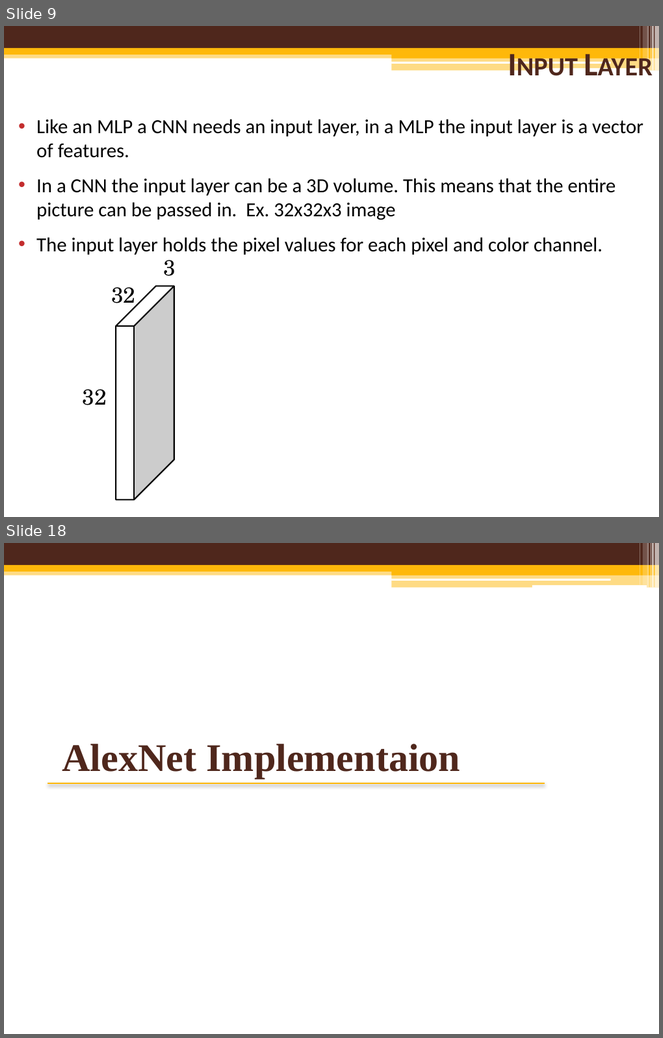
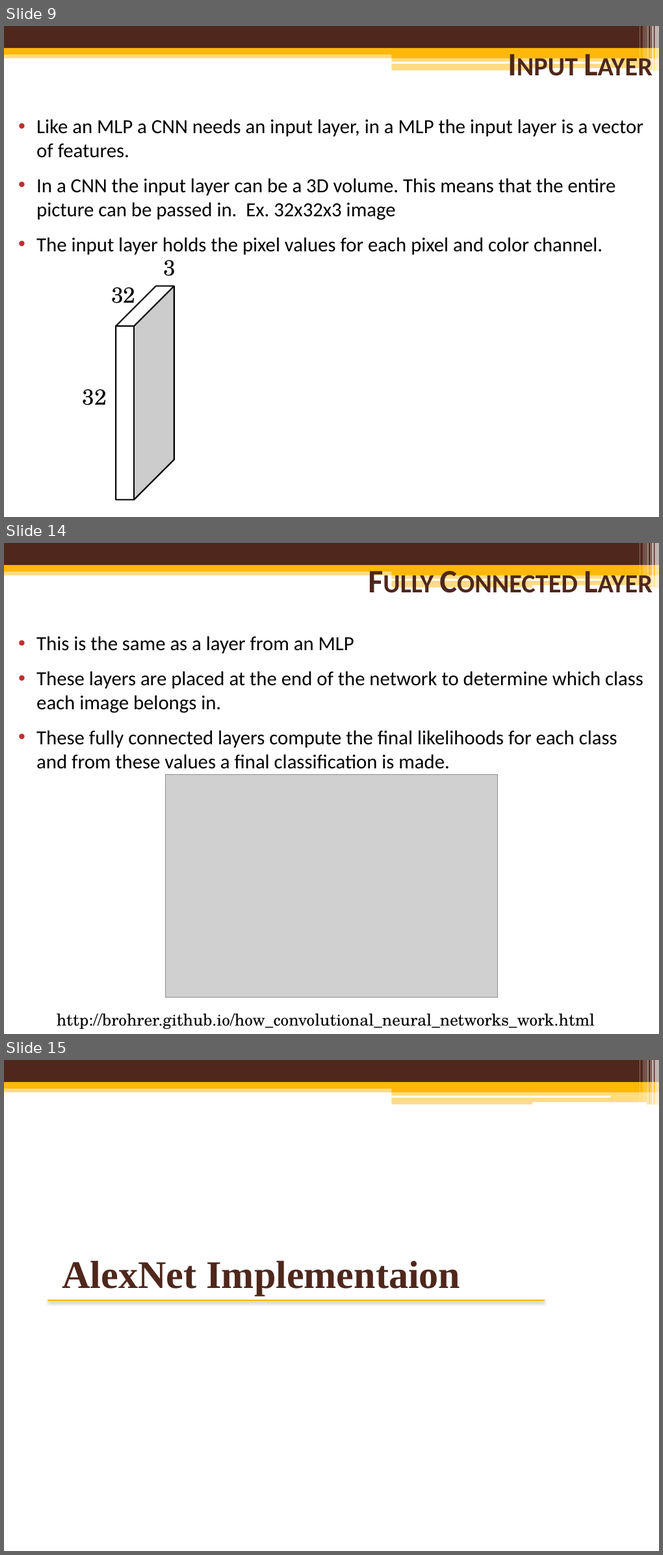
Before and after one commit to mcguires5/MachineLearning1, a slide deck: ConvolutionNeuralNetwork.pptx. Shown one above the other, each under a label of ours: slides 9 and 18 before the commit, slides 9, 14 and 15 after it; the slides between them are not shown. The pictures are 663x1038 and 663x1555 pixels, drawn with LibreOffice and Linux fonts; fonts in the diff are those of the drawing; grey boxes stand for pictures; background and template pictures are left out. Boxes give left, top, right and bottom in pixels: in the first picture for what was removed or moved away, otherwise in the second. Text is boxed around its words. In the diff, an @@ line names an element or a change of style, - is before the commit and + after.

```diff
--- a/ConvolutionNeuralNetwork.pptx
+++ b/ConvolutionNeuralNetwork.pptx
@@ slide 14 added at [4,543,659,1034], background picture (left out); not listed: 13 template elements that a slide beside it also shows @@
@@ text added at [36,636,644,769], 22 pt, text #000000 @@
+• This is the same as a layer from an MLP
+• These layers are placed at the end of the network to determine which class each image belongs in.
+• These fully connected layers compute the final likelihoods for each class and from these values a final classification is made.
@@ title added at [89,730,213,748], 36 pt, text #4F271C, bold, small capitals @@
+Fully Connected Layer
@@ picture added at [165,775,497,999] @@
@@ text added at [57,1014,595,1029], 18 pt, text #000000 @@
+http://brohrer.github.io/how_convolutional_neural_networks_work.html
@@ what was slide 18 is now slide 15 @@
```
Also in this commit, not shown: 8 slides changed, 2 other slides added, 4 slides removed.
